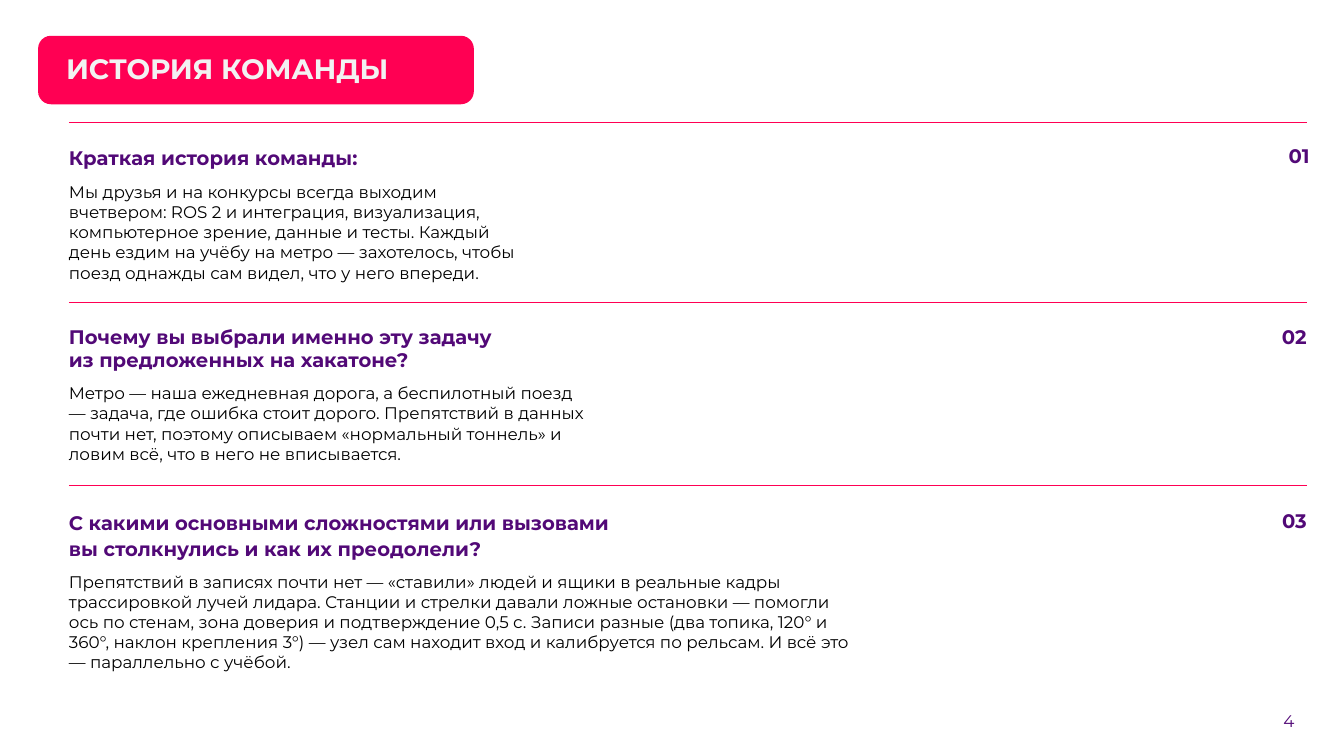
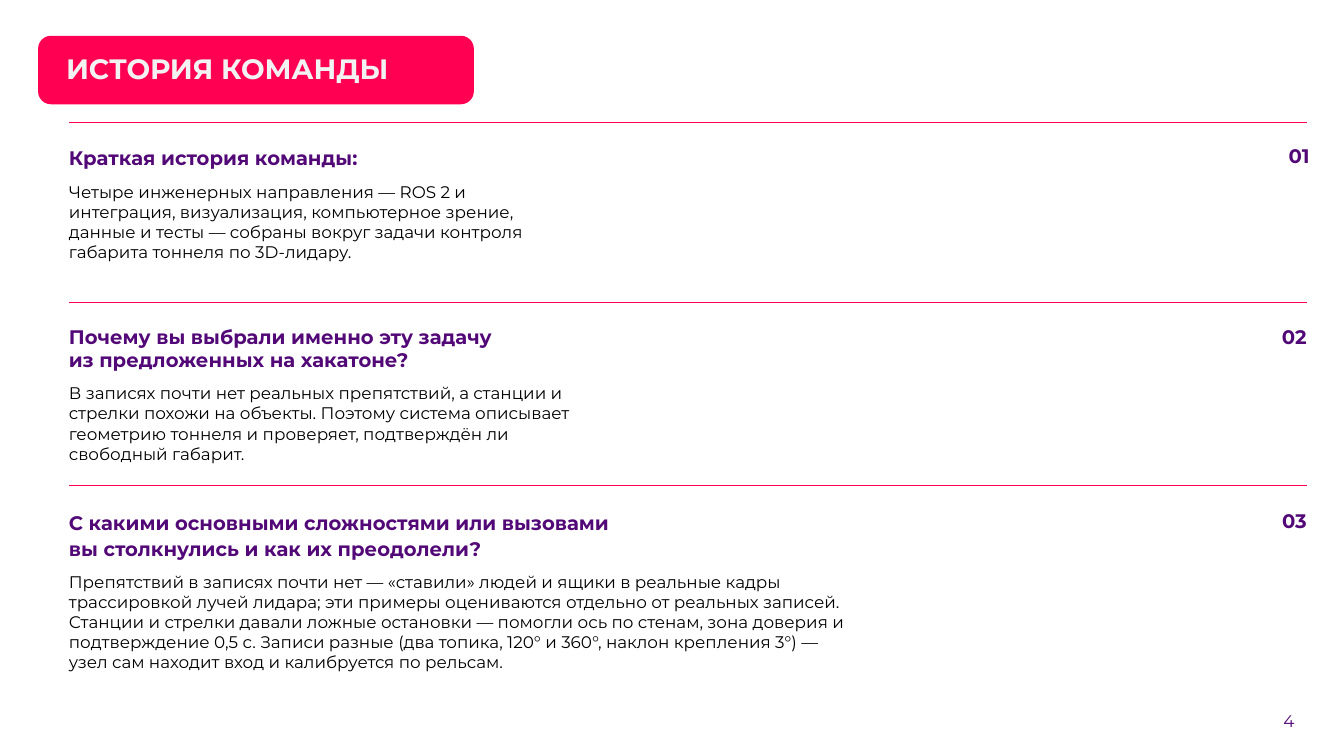
Before and after one commit to pmixay/ReSense, a slide deck: slide 4 of docs/presentation/ReSense_LCT2026.pptx. Drawn at 1344x756 pixels with LibreOffice and Linux fonts; fonts in the diff are those of the drawing; background and template pictures are left out. Boxes give left, top, right and bottom in pixels: in the first picture for what was removed or moved away, otherwise in the second. Text is boxed around its words. In the diff, an @@ line names an element or a change of style, - is before the commit and + after.

```diff
--- a/docs/presentation/ReSense_LCT2026.pptx
+++ b/docs/presentation/ReSense_LCT2026.pptx
@@ text at [69, 186, 522, 262]: text changed @@
-Мы друзья и на конкурсы всегда выходим вчетвером: ROS 2 и интеграция, визуализация, компьютерное зрение, данные и тесты. Каждый день ездим на учёбу на метро — захотелось, чтобы поезд однажды сам видел, что у него впереди.
+Четыре инженерных направления — ROS 2 и интеграция, визуализация, компьютерное зрение, данные и тесты — собраны вокруг задачи контроля габарита тоннеля по 3D-лидару.
@@ text at [69, 386, 569, 464]: text changed @@
-Метро — наша ежедневная дорога, а беспилотный поезд — задача, где ошибка стоит дорого. Препятствий в данных почти нет, поэтому описываем «нормальный тоннель» и ловим всё, что в него не вписывается.
+В записях почти нет реальных препятствий, а станции и стрелки похожи на объекты. Поэтому система описывает геометрию тоннеля и проверяет, подтверждён ли свободный габарит.
@@ text at [69, 575, 844, 672]: text changed @@
-Препятствий в записях почти нет — «ставили» людей и ящики в реальные кадры трассировкой лучей лидара. Станции и стрелки давали ложные остановки — помогли ось по стенам, зона доверия и подтверждение 0,5 с. Записи разные (два топика, 120° и 360°, наклон крепления 3°) — узел сам находит вход и калибруется по рельсам. И всё это — параллельно с учёбой.
+Препятствий в записях почти нет — «ставили» людей и ящики в реальные кадры трассировкой лучей лидара; эти примеры оцениваются отдельно от реальных записей. Станции и стрелки давали ложные остановки — помогли ось по стенам, зона доверия и подтверждение 0,5 с. Записи разные (два топика, 120° и 360°, наклон крепления 3°) — узел сам находит вход и калибруется по рельсам.
```
Also in this commit, not shown: 13 other files.
